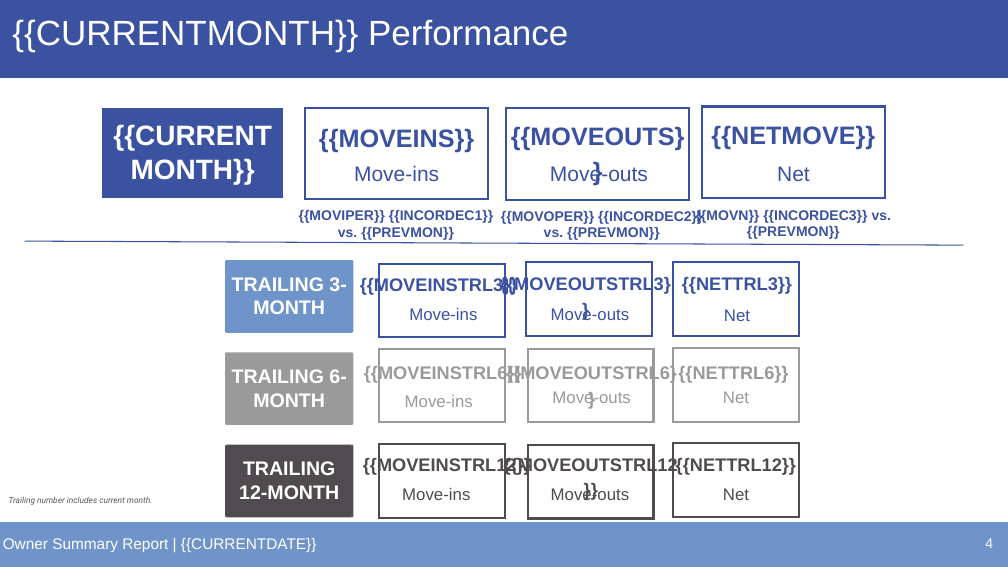
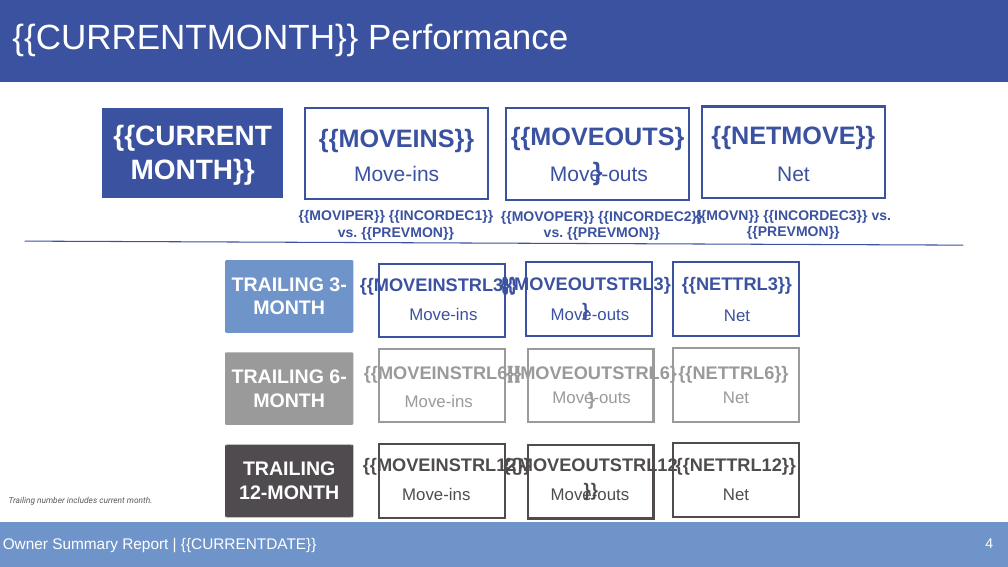
Before and after one commit to alexandermburke/ProformaBuilder, a slide deck: slide 4 of storeinsight/public/OWNERTEMPLATE.pptx. Drawn at 1008x567 pixels with LibreOffice and Linux fonts; fonts in the diff are those of the drawing; background and template pictures are left out. Boxes give left, top, right and bottom in pixels: in the first picture for what was removed or moved away, otherwise in the second. Text is boxed around its words. In the diff, an @@ line names an element or a change of style, - is before the commit and + after.

```diff
--- a/storeinsight/public/OWNERTEMPLATE.pptx
+++ b/storeinsight/public/OWNERTEMPLATE.pptx
@@ text "{{CURRENTMONTH}} Performance" moved from (x1=12, y1=19, x2=568, y2=52) to (x1=12, y1=23, x2=568, y2=56) @@
@@ freeform shape resized from (x1=0, y1=0, x2=1008, y2=78) to (x1=0, y1=0, x2=1008, y2=82) @@
```
Also in this commit, not shown: 5 other slides changed, 3 other files.
